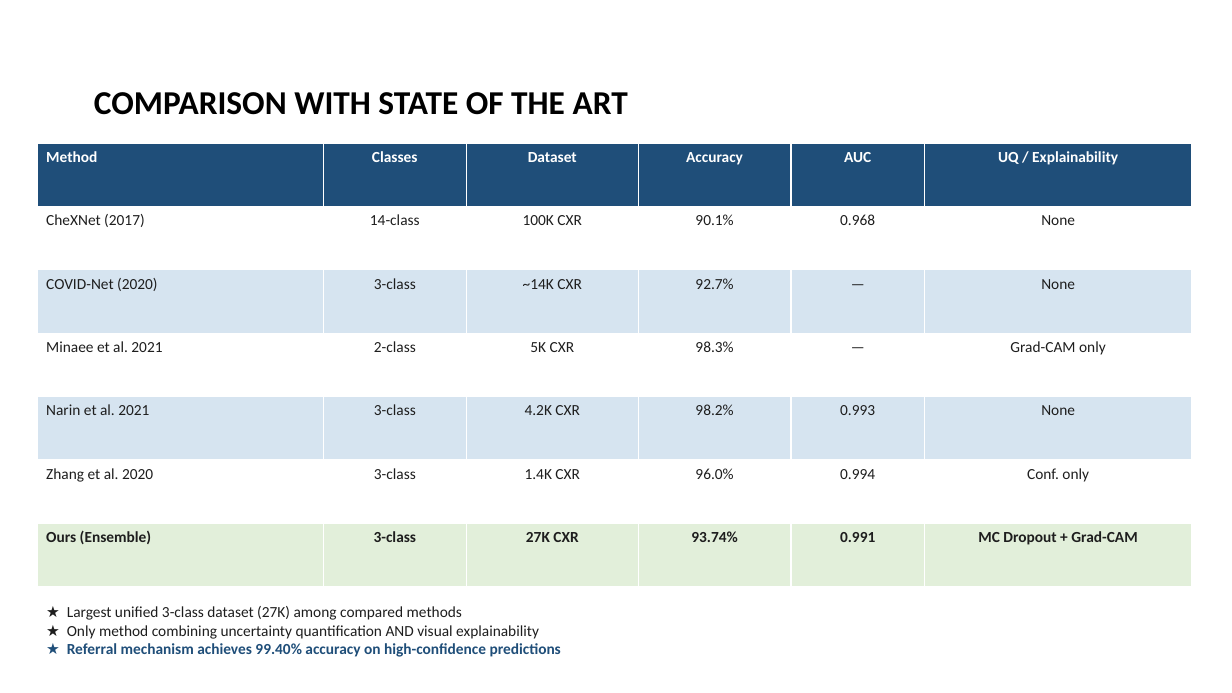
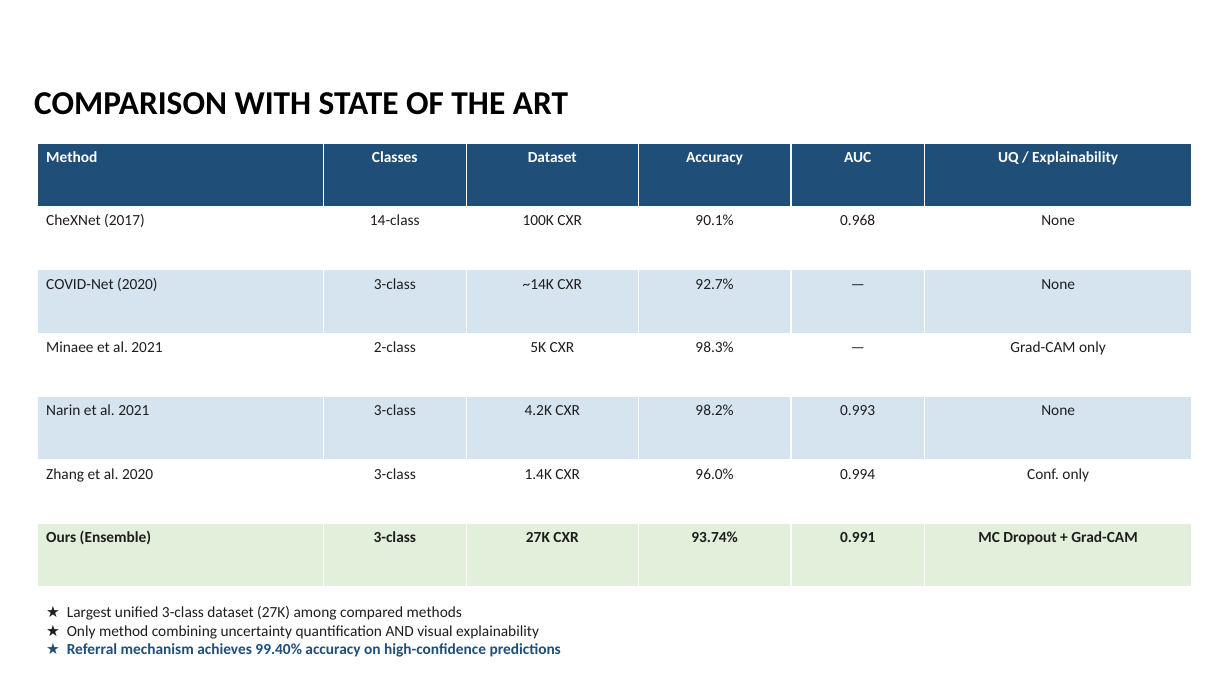
Before and after one commit to bboyrajib/pneumonia-prediction-streamlit, a slide deck: slide 8 of docs/Automated Pneumonia and COVID-19 Detection from Chest X-Ray Images.pptx. Drawn at 1232x693 pixels with LibreOffice and Linux fonts; fonts in the diff are those of the drawing. Boxes give left, top, right and bottom in pixels: in the first picture for what was removed or moved away, otherwise in the second. Text is boxed around its words. In the diff, an @@ line names an element or a change of style, - is before the commit and + after.

```diff
--- a/docs/Automated Pneumonia and COVID-19 Detection from Chest X-Ray Images.pptx
+++ b/docs/Automated Pneumonia and COVID-19 Detection from Chest X-Ray Images.pptx
@@ title "COMPARISON WITH STATE OF THE ...": place and size @@
-title "COMPARISON WITH STATE OF THE ..." at (94,92,628,115)
+title "COMPARISON WITH STATE OF THE ..." at (34,92,568,115)
```
Also in this commit, not shown: 8 other slides changed.
